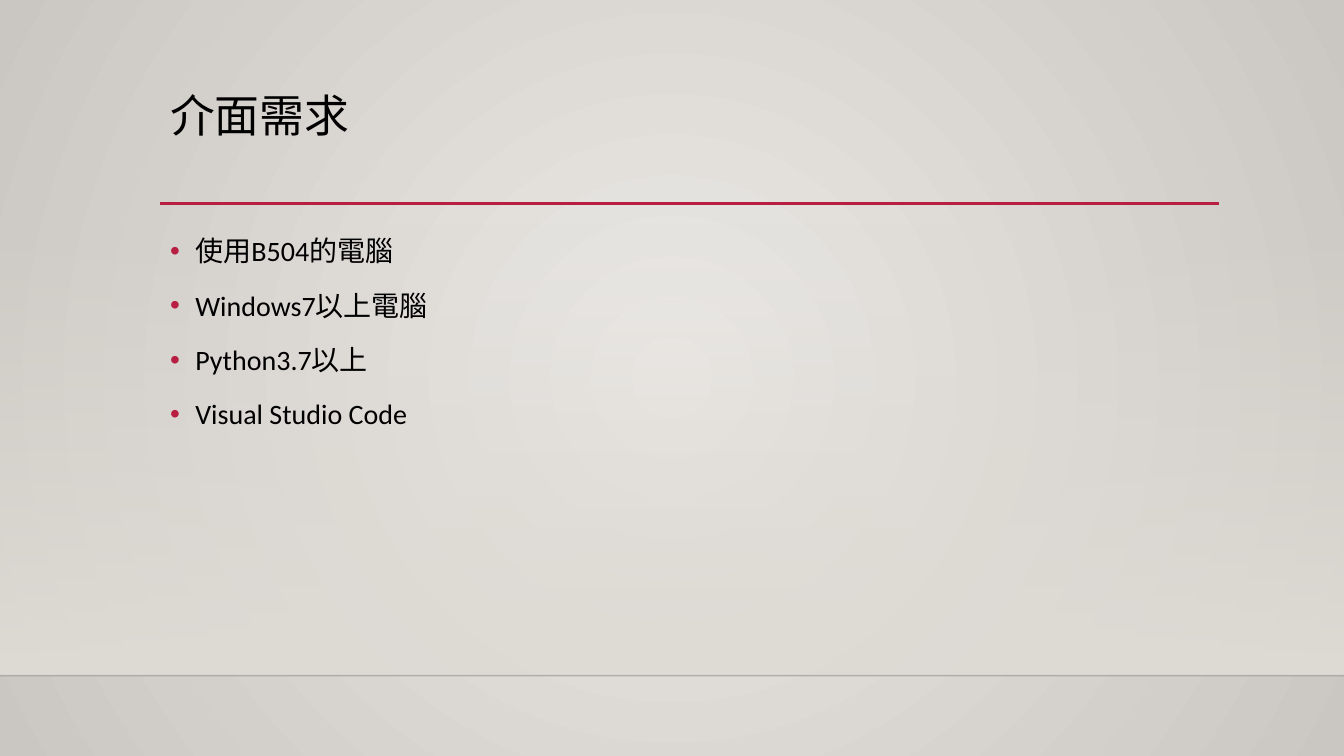
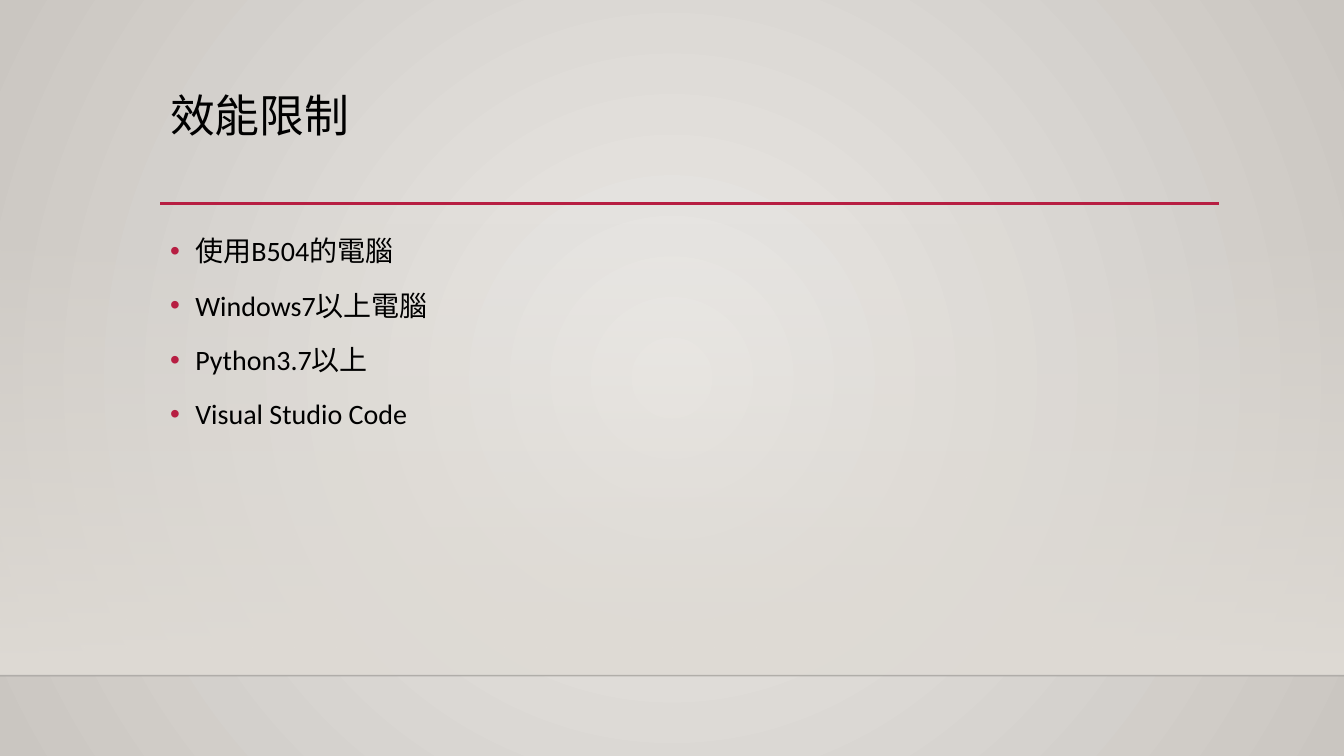
Before and after one commit to mingyang13795/Ping_Pong, a slide deck: slide 3 of 專案管理.pptx. Drawn at 1344x756 pixels with LibreOffice and Linux fonts; fonts in the diff are those of the drawing; background and template pictures are left out. Boxes give left, top, right and bottom in pixels: in the first picture for what was removed or moved away, otherwise in the second. Text is boxed around its words. In the diff, an @@ line names an element or a change of style, - is before the commit and + after.

```diff
--- a/專案管理.pptx
+++ b/專案管理.pptx
@@ title at box(170, 94, 349, 136): text changed @@
-介面需求
+效能限制
```
Also in this commit, not shown: 5 other slides changed, 4 slides added.
